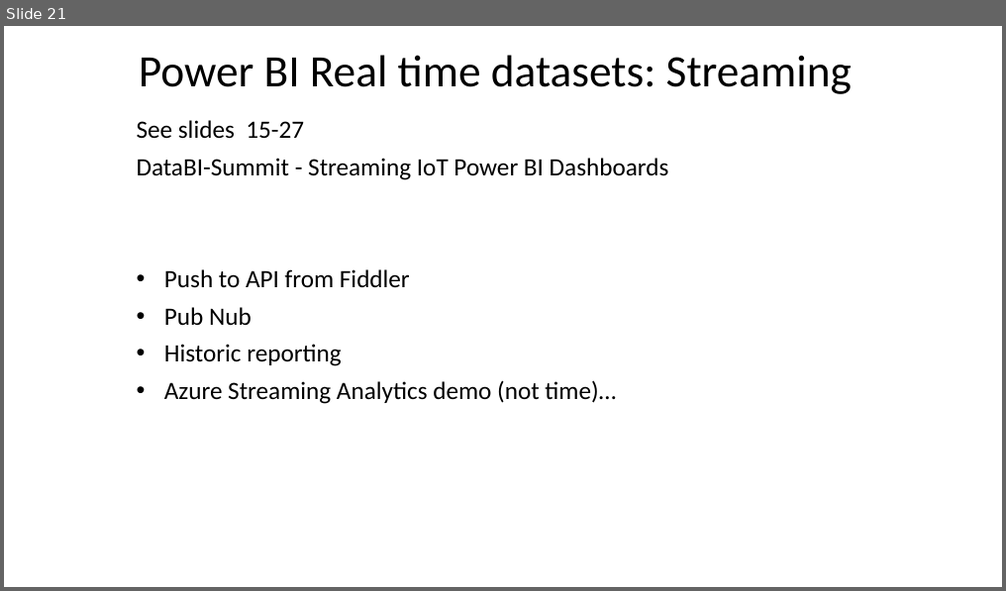
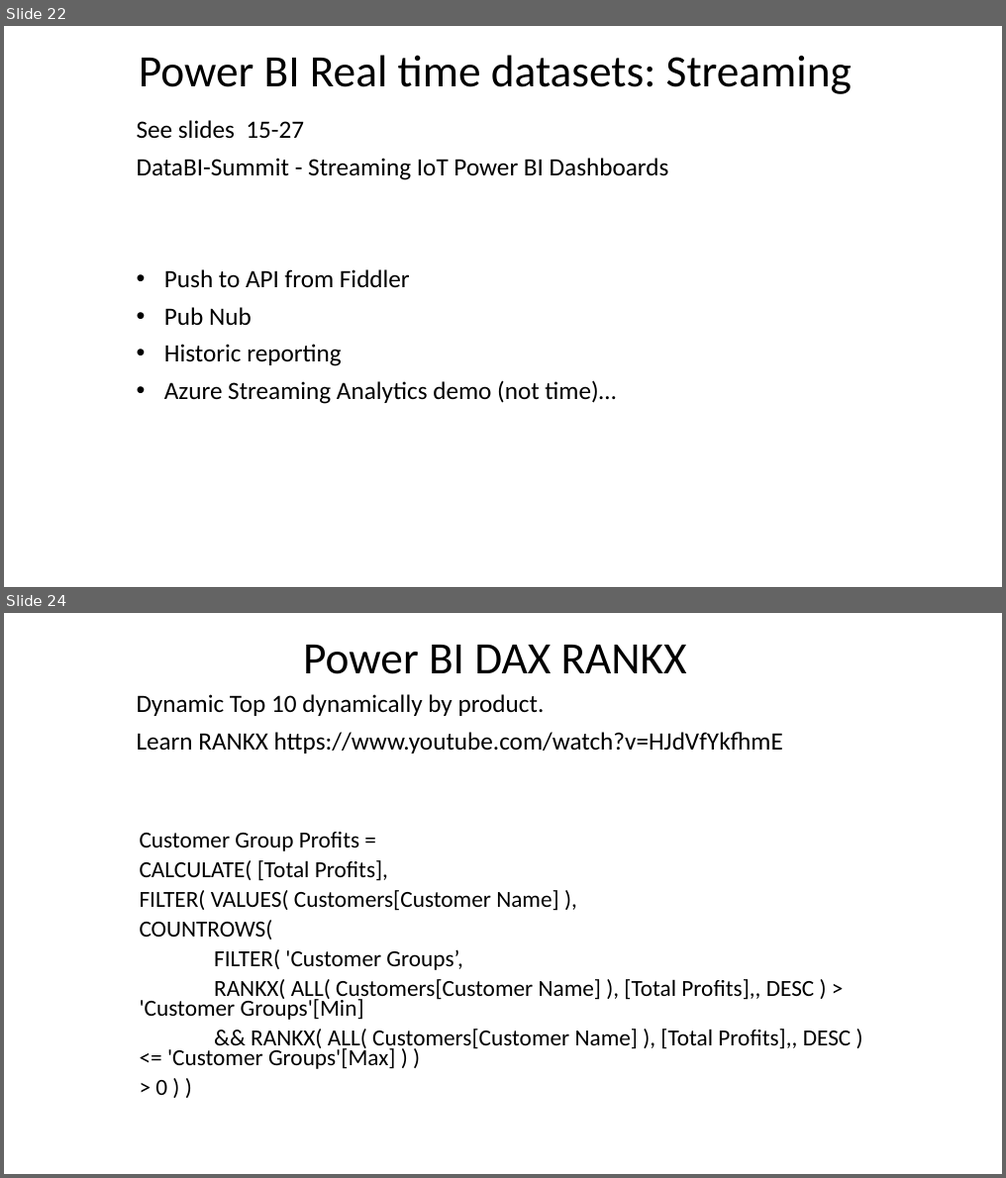
Before and after one commit to wottabyte/PBITraining, a slide deck: PBIID/PowerBI Int Dev slides Q1-2019-shared.pptx. Shown one above the other, each under a label of ours: slide 21 before the commit, slides 22 and 24 after it; the slides between them are not shown. The pictures are 1006x591 and 1006x1178 pixels, drawn with LibreOffice and Linux fonts; fonts in the diff are those of the drawing; background and template pictures are left out. Boxes give left, top, right and bottom in pixels: in the first picture for what was removed or moved away, otherwise in the second. Text is boxed around its words. In the diff, an @@ line names an element or a change of style, - is before the commit and + after.

```diff
--- a/PBIID/PowerBI Int Dev slides Q1-2019-shared.pptx
+++ b/PBIID/PowerBI Int Dev slides Q1-2019-shared.pptx
@@ slide 24 added at box(4, 613, 1002, 1174), background #FFFFFF @@
@@ title added at box(303, 645, 687, 674), 43.2 pt, text #000000 @@
+Power BI DAX RANKX
@@ text added at box(137, 694, 783, 754), 24 pt, text #000000 @@
+Dynamic Top 10 dynamically by product.
+Learn RANKX https://www.youtube.com/watch?v=HJdVfYkfhmE
@@ subtitle added at box(140, 832, 851, 1095), 22.2 pt, text #000000 @@
+Customer Group Profits =
+CALCULATE( [Total Profits],
+FILTER( VALUES( Customers[Customer Name] ),
+COUNTROWS(
+FILTER( 'Customer Groups’,
+RANKX( ALL( Customers[Customer Name] ), [Total Profits],, DESC ) > 'Customer Groups'[Min]
+&& RANKX( ALL( Customers[Customer Name] ), [Total Profits],, DESC ) <= 'Customer Groups'[Max] ) )
+> 0 ) )
@@ what was slide 21 is now slide 22 @@
```
Also in this commit, not shown: 11 other slides added.
